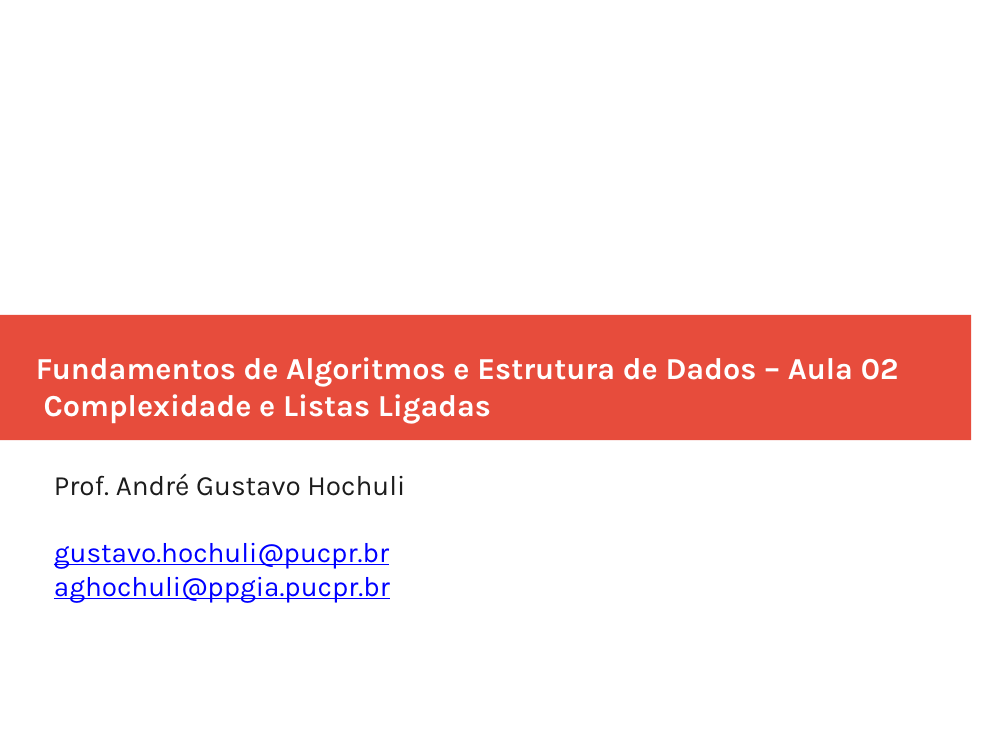
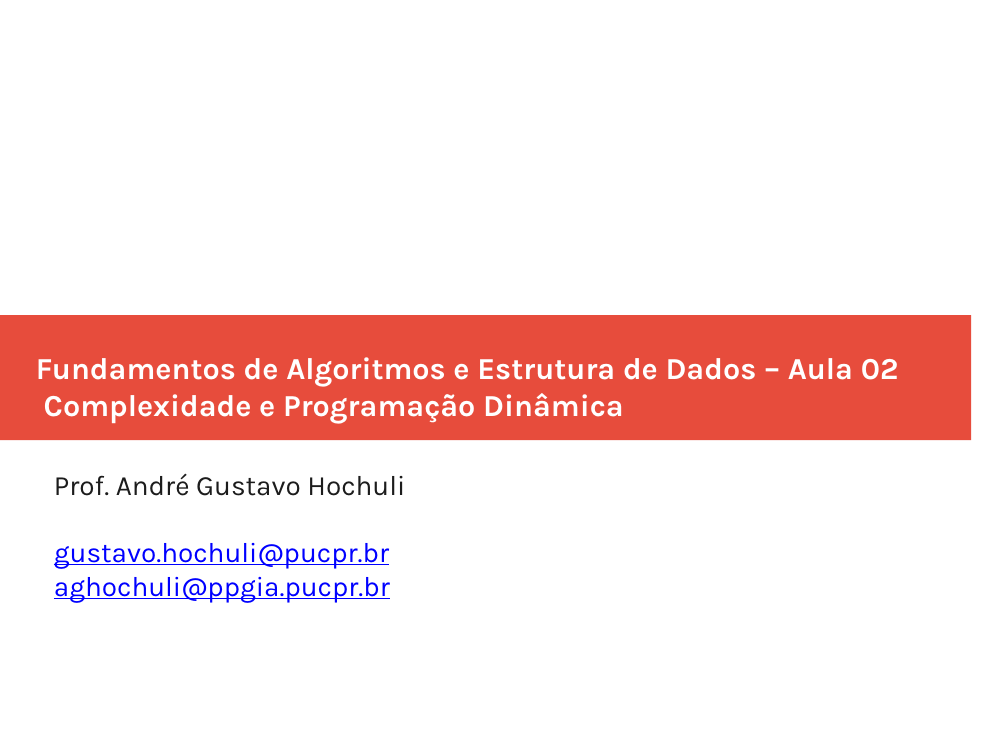
Before and after one commit to andrehochuli/teaching, a slide deck: slide 1 of DataStructuresAndAlgorithms/Lecture 02 - Complexidade e Programação Dinâmica/Lecture 02 - Complexidade e Programação Dinâmica.pptx. Drawn at 1008x756 pixels with LibreOffice and Linux fonts; fonts in the diff are those of the drawing. Boxes give left, top, right and bottom in pixels: in the first picture for what was removed or moved away, otherwise in the second. Text is boxed around its words. In the diff, an @@ line names an element or a change of style, - is before the commit and + after.

```diff
--- a/DataStructuresAndAlgorithms/Lecture 02 - Complexidade e Programação Dinâmica/Lecture 02 - Complexidade e Programação Dinâmica.pptx
+++ b/DataStructuresAndAlgorithms/Lecture 02 - Complexidade e Programação Dinâmica/Lecture 02 - Complexidade e Programação Dinâmica.pptx
@@ text at bbox=[44, 393, 624, 424]: text changed @@
-Complexidade e Listas Ligadas
+Complexidade e Programação Dinâmica
```
Also in this commit, not shown: 3 other slides changed, 1 slide added.
